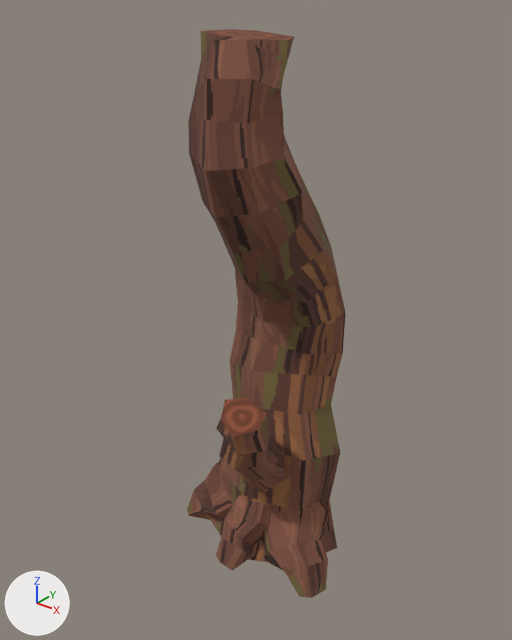
Before and after pictures for a commit that changed the FBX model output/anthill/models-v1/AN12-wall-root/SM_AN12_WallRoot.fbx.
Both versions are drawn from a camera (50 mm lens) standing at (2.9, -4.37, 4.34) and looking at (0.02, -0.78, 2.11). The axes (+X, +Y, +Z) are drawn at lower left. The lights are the same throughout. The picture after the commit comes second. Where no turn or scale is listed for an object, it has been applied to the vertices.

Names of what the first picture shows: 'AN12a_Props', 'AN12a_Root'.
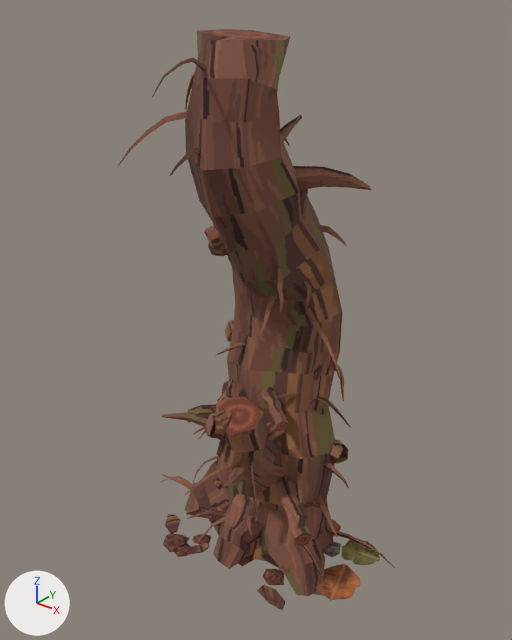
Pixel boxes (x1, y1, x2, y2) of what changed, in the pictures (512 x 640 px; the box of a moved part takes in the faces that stretch with it):
'AN12a_Root', reshaped (74% wider)
    before: (187, 31, 346, 598)
    after: (117, 31, 395, 596)
'AN12a_Props', reshaped (137% wider, 42% taller)
    before: (203, 29, 294, 437)
    after: (163, 29, 380, 610)
part 1 of me_an12a_props, moved or reshaped
    before: (221, 398, 267, 437)
    after: (219, 396, 264, 436)
part 2 of me_an12a_props, added
    after: (163, 364, 380, 610)
part 3 of me_an12a_props, added (mostly hidden)
    after: (300, 189, 308, 220)
part 4 of me_an12a_root, moved or reshaped
    before: (188, 31, 346, 562)
    after: (185, 31, 342, 561)
part 5 of me_an12a_root, moved or reshaped
    before: (216, 415, 286, 494)
    after: (216, 414, 283, 492)
part 6 of me_an12a_root, moved or reshaped
    before: (187, 462, 233, 524)
    after: (185, 460, 230, 519)
part 7 of me_an12a_root, moved or reshaped
    before: (262, 501, 330, 598)
    after: (259, 500, 327, 596)
part 8 of me_an12a_root, moved or reshaped
    before: (216, 495, 271, 570)
    after: (213, 493, 269, 569)
part 9 of me_an12a_root, added
    after: (117, 58, 395, 580)

What changed in the scene script:
```text
Change me_an12a_root:
    used by ob_an12a_root; location = (0.0, 0.0, 0.0)
    remove me_an12a_root.from_pydata(...)  # 251 vertices, 227 faces; spans x -0.76..0.76, y -1.31..0.0, z 0.0..4.04
    add me_an12a_root.from_pydata(...)  # 1221 vertices, 1020 faces; spans x -1.09..1.09, y -1.71..0.0, z 0.0..4.04
    me_an12a_root part 4: the loose piece of 119 vertices spanning x -0.56..0.59, y -1.31..0.0, z 0.0..4.04 is moved by (-0.03, 0.0, 0.0)
    me_an12a_root part 5: the loose piece of 42 vertices spanning x -0.2..0.34, y -1.27..-0.38, z 0.54..1.59 is moved by (-0.03, 0.0, 0.0)
    me_an12a_root part 6: the loose piece of 30 vertices spanning x -0.76..0.13, y -0.91..-0.25, z 0.0..0.72 is moved by (-0.03, 0.0, 0.0)
    me_an12a_root part 7: the loose piece of 30 vertices spanning x -0.12..0.76, y -1.01..-0.29, z 0.0..0.73 is moved by (-0.03, 0.0, 0.0)
    me_an12a_root part 8: the loose piece of 30 vertices spanning x -0.26..0.26, y -1.14..-0.39, z 0.0..0.59 is moved by (-0.03, 0.0, 0.0)
    me_an12a_root part 9: 970 vertices added at x -1.09..1.09, y -1.71..-0.06, z 0.03..3.93
Change me_an12a_props:
    used by ob_an12a_props; location = (0.0, 0.0, 0.0)
    remove me_an12a_props.from_pydata(...)  # 13 vertices, 2 faces; spans x -0.25..0.33, y -1.27..-0.54, z 1.44..4.04
    add me_an12a_props.from_pydata(...)  # 683 vertices, 676 faces; spans x -0.94..0.97, y -1.33..-0.06, z 0.0..4.04
    me_an12a_props part 1: the loose piece of 6 vertices spanning x -0.02..0.33, y -1.27..-0.99, z 1.44..1.59 is moved by (-0.03, 0.0, 0.0)
    me_an12a_props part 2: 610 vertices added at x -0.94..0.97, y -1.33..-0.06, z 0.0..1.76
    me_an12a_props part 3: 54 vertices added at x -0.38..0.31, y -0.9..-0.17, z 2.57..3.07
    other edits to the shape of me_an12a_props do not show in these pictures
```
